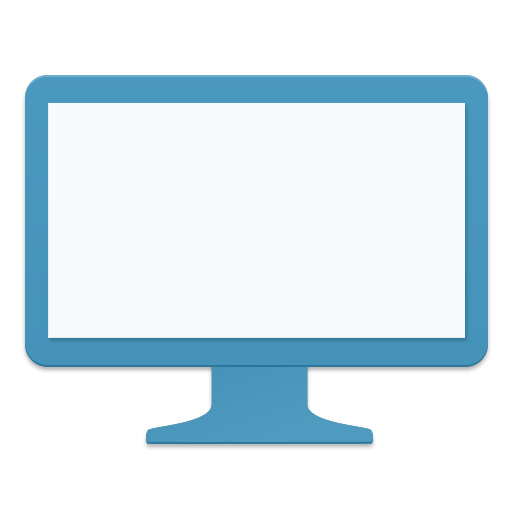
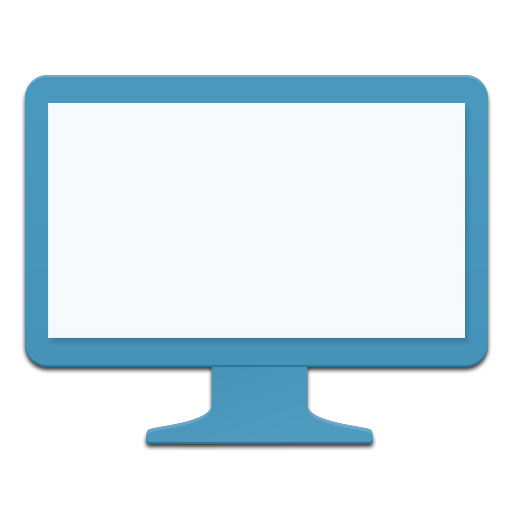
Comparing the layer stacks of the two 512 × 512 images. Changes:
pixels changed over left=21, top=83, right=492, bottom=451 (layer not identified)
